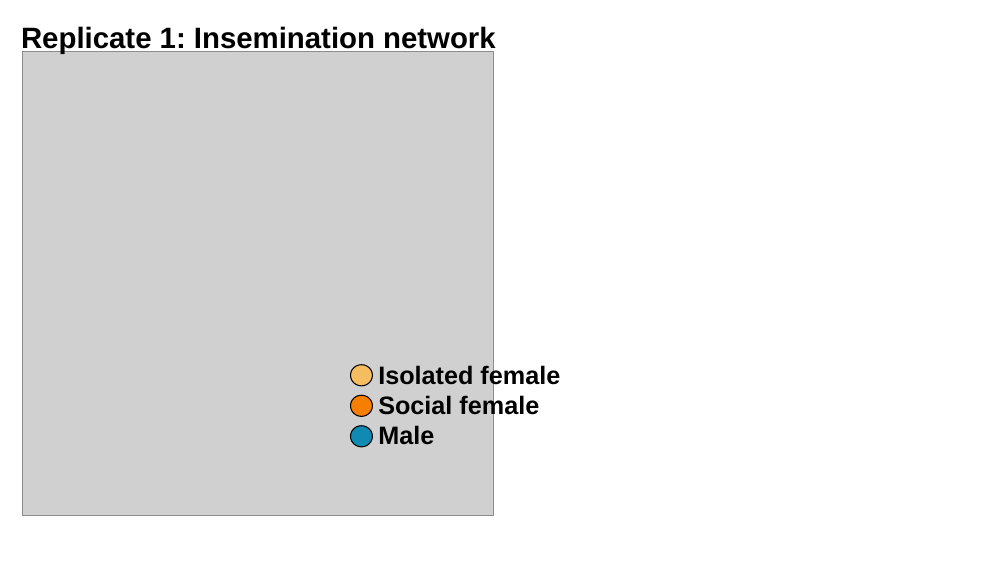
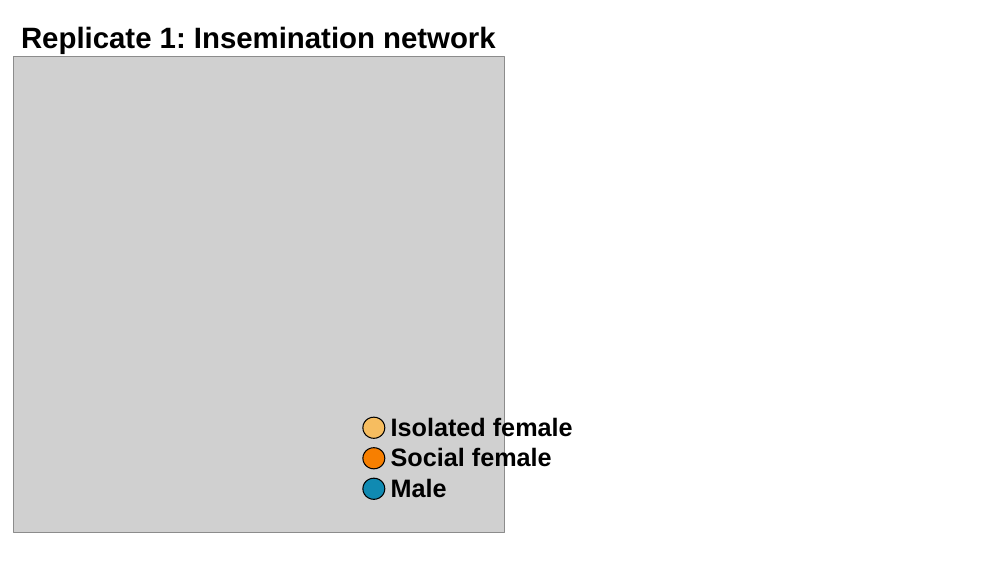
Before and after one commit to janyan33/bb_soc_exp, a slide deck: slide 1 of females/network_figs.pptx. Drawn at 1008x567 pixels with LibreOffice and Linux fonts; fonts in the diff are those of the drawing; grey boxes stand for pictures. Boxes give left, top, right and bottom in pixels: in the first picture for what was removed or moved away, otherwise in the second. Text is boxed around its words. In the diff, an @@ line names an element or a change of style, - is before the commit and + after.

```diff
--- a/females/network_figs.pptx
+++ b/females/network_figs.pptx
@@ picture: place and size @@
-picture at [22, 51, 494, 516]
+picture at [14, 57, 504, 532]
@@ 3 ellipses, 1 text: place and size @@
-3 ellipses, 1 text at [351, 363, 560, 447]
+3 ellipses, 1 text at [363, 416, 573, 500]
```
Also in this commit, not shown: 2 other slides changed, 6 slides added, 30 other files.
